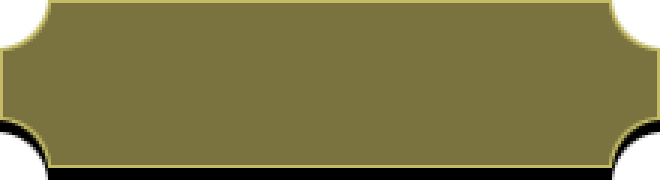
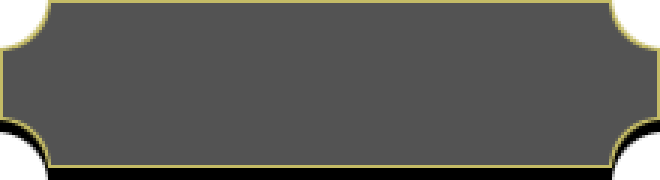
The second 660 x 180 image is a revision of the first. Changes to its layers:
added layer "Oberfläche disabled" above "Oberfläche clicked" over [3, 3, 657, 165]
hid "Oberfläche normal" over [3, 3, 657, 165]
